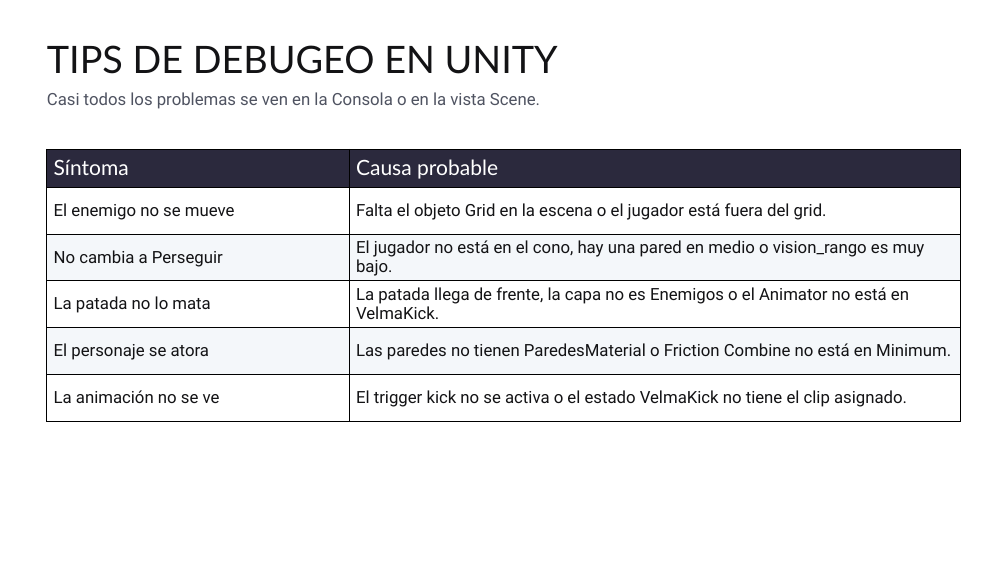
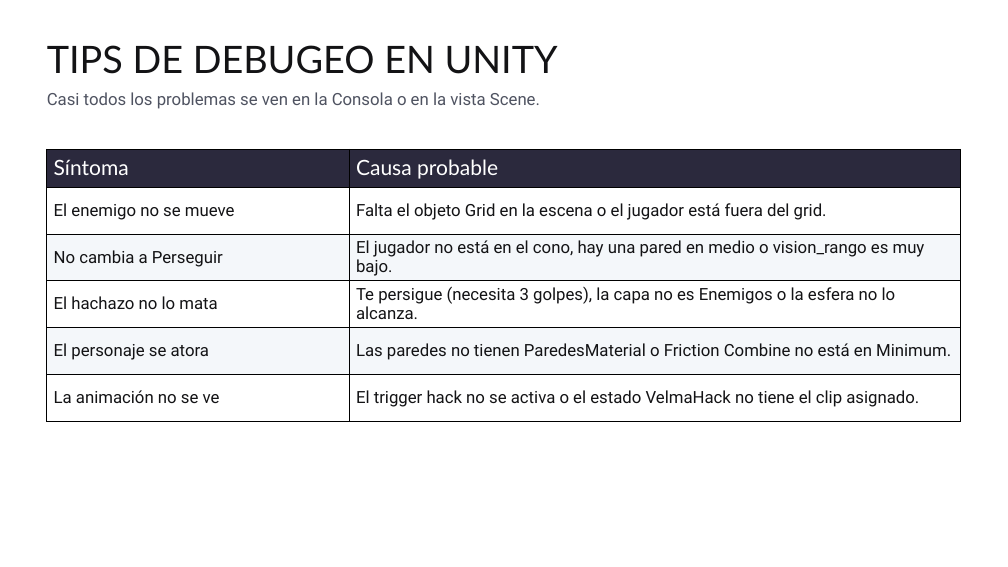
Before and after one commit to abala-tec/TC2005B, a slide deck: slide 26 of T8/T8.8.2-enemigos-fsm/T8.8.2-Enemigos-FSM.pptx. Drawn at 1008x567 pixels with LibreOffice and Linux fonts; fonts in the diff are those of the drawing; background and template pictures are left out. Boxes give left, top, right and bottom in pixels: in the first picture for what was removed or moved away, otherwise in the second. Text is boxed around its words. In the diff, an @@ line names an element or a change of style, - is before the commit and + after.

Commit message:
[master] udpate de las diapositivas de scena 7, hack en vez de patadas, 3hit dinamica

```diff
--- a/T8/T8.8.2-enemigos-fsm/T8.8.2-Enemigos-FSM.pptx
+++ b/T8/T8.8.2-enemigos-fsm/T8.8.2-Enemigos-FSM.pptx
@@ table at <box>47,150,961,422</box> @@
-row 4, column 1: La patada no lo mata
+row 4, column 1: El hachazo no lo mata
-row 4, column 2: La patada llega de frente, la capa no es Enemigos o el Animator no está en VelmaKick.
+row 4, column 2: Te persigue (necesita 3 golpes), la capa no es Enemigos o la esfera no lo alcanza.
-row 6, column 2: El trigger kick no se activa o el estado VelmaKick no tiene el clip asignado.
+row 6, column 2: El trigger hack no se activa o el estado VelmaHack no tiene el clip asignado.
```
Also in this commit, not shown: 10 other slides changed, 2 slides added, 2 slides removed, 12 other files.
